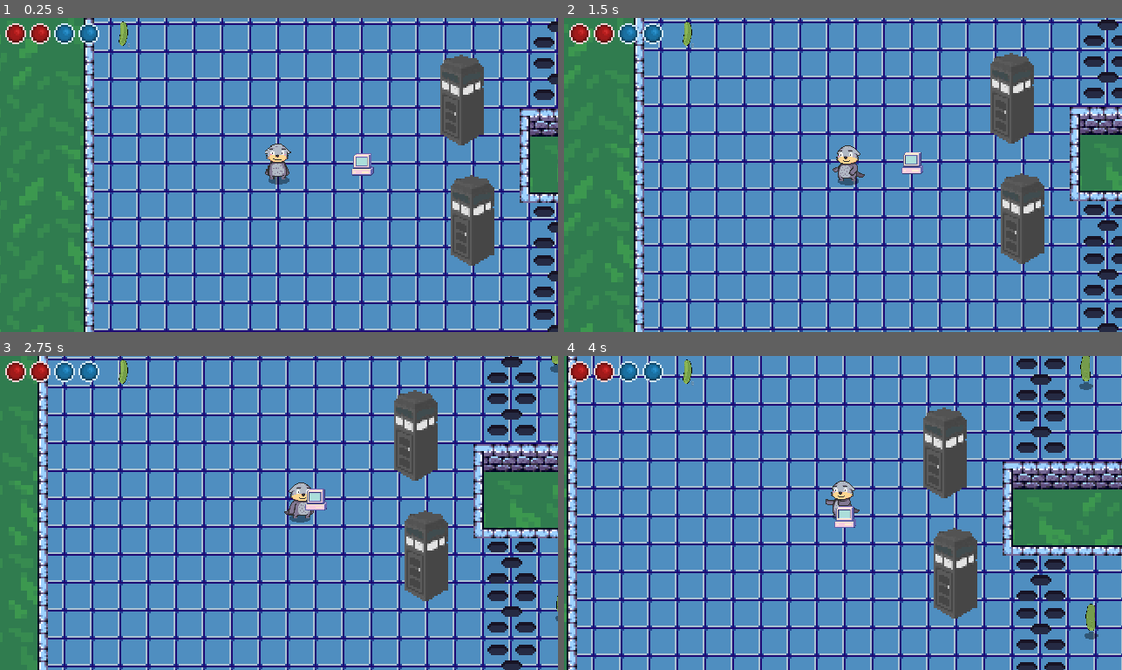
Above: before the commit, frames 1-4 (two rows, left to right).
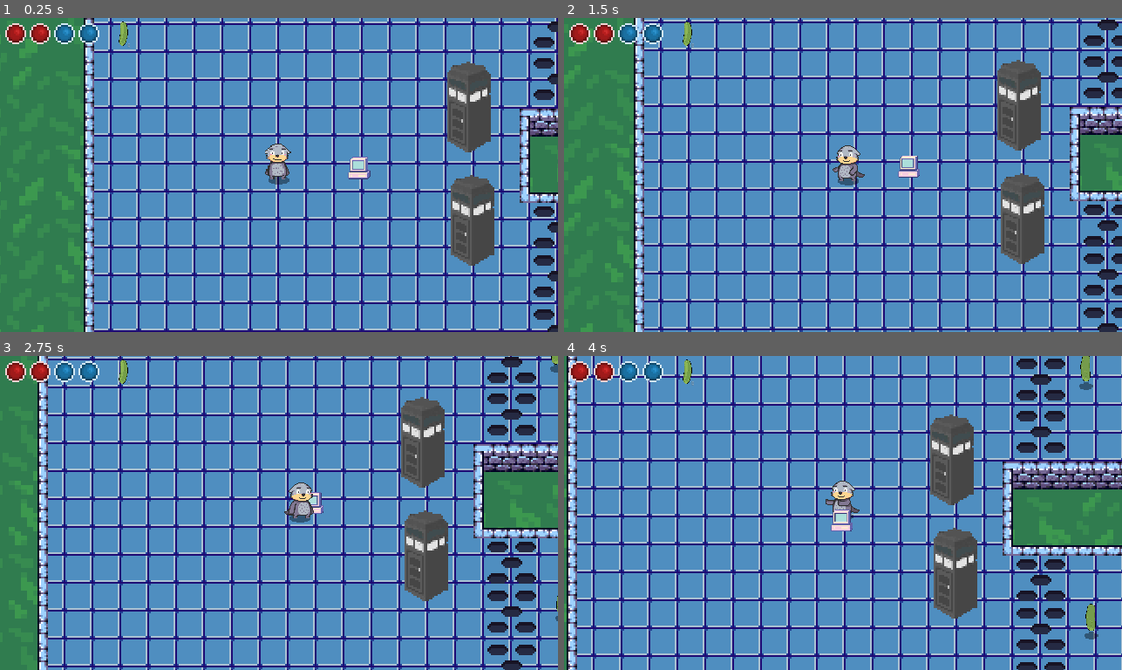
Above: after the commit, the same moments.

Repository: dtquantumc-zz/quantumKit
Game: Godot game, scene res://World.tscn
Same seed, same stepped clock (60 frames per second), same inputs: the game is played once before the commit and once after it.
Inputs:
- Up to frame 1 (0.25 s): no input
- Up to frame 2 (1.5 s): tap Enter at 0.5 s; hold Right (ui_right) 0.53-1.28 s; tap Space (shoot) at 0.6 s; hold Down (ui_down) from 1.28 s (still down); tap Z (push) at 1.35 s
- Up to frame 3 (2.75 s): tap Space (shoot) at 1.55, 2.1 s; release Down (ui_down) at 2.03 s; hold Right (ui_right) from 2.03 s (still down)
- Up to frame 4 (4 s): release Right (ui_right) at 2.78 s; hold Up (ui_up) 2.78-3.53 s; tap Space (shoot) at 2.85, 3.8 s; hold Left (ui_left) from 3.53 s (still down); tap Z (push) at 3.6 s

The runs differ from the first frame. In frame 1, 1.4% of the frame differs, in the area x 62-88%, y 11-52%; in frame 2, 1.4%; in frame 3, 1.4%; in frame 4, 1.4%.

Commit message:
[#8] Pickle Counts and Entanglement Bit Projectiles
What:
- Increment pickle counts on collision
- Shoot entanglement projectiles that impact
gray phone booths (inactive Teleporter)

PS2:
- Entanglement bits from UI bar get used up once they're shot
- If red bits are available, they are shot, else blue bits are shot.
If no bits are available, none are shot
- Depending on the color of the bit that strikes the phone booth,
the phone booth will change to that color

PS3:
- Ignoring some error warnings
- Fixed bug so now correct number of bits are deducted from the UI
- When pushed, connected phone booths will now open and now
only the phone booth that is hit by the qubit changes colors
- Increased fps of spike traps
- PhoneBooth and EntanglementBitProjectile are changed to Node2D types
and use Hit and Hurt boxes

Diff:
--- a/Games/quantum-navigator/QuantumNavigator/Computer/Computer.gd
+++ b/Games/quantum-navigator/QuantumNavigator/Computer/Computer.gd
@@ -1,6 +1,4 @@
 extends Node2D
-
-
 
 func create_computer_effect():
 	var ComputerEffect = load("res://Effects/ComputerEffect.tscn")
@@ -8,7 +6,6 @@
 	var world = get_tree().current_scene
 	world.add_child(computerEffect)
 	computerEffect.global_position = global_position
-	print("test")
 
 func _on_Hurtbox_area_entered(_area):
 	if ($'/root/World/YSort/Otter'.stats.pickles >= 2):
--- a/Games/quantum-navigator/QuantumNavigator/CustomSignals.gd
+++ /dev/null
@@ -1,3 +0,0 @@
-extends Node
-
-signal entanglement_bit_collision(color)
--- a/Games/quantum-navigator/QuantumNavigator/CustomSignals.tscn
+++ /dev/null
@@ -1,6 +0,0 @@
-[gd_scene load_steps=2 format=2]
-
-[ext_resource path="res://CustomSignals.gd" type="Script" id=1]
-
-[node name="CustomSignals" type="Node"]
-script = ExtResource( 1 )
--- a/Games/quantum-navigator/QuantumNavigator/Effects/SpikeEffect.tscn
+++ b/Games/quantum-navigator/QuantumNavigator/Effects/SpikeEffect.tscn
@@ -56,7 +56,7 @@
 "frames": [ SubResource( 1 ), SubResource( 2 ), SubResource( 3 ), SubResource( 4 ), SubResource( 5 ), SubResource( 6 ), SubResource( 7 ), SubResource( 8 ), SubResource( 9 ), SubResource( 10 ), SubResource( 11 ), SubResource( 12 ) ],
 "loop": false,
 "name": "default",
-"speed": 15.0
+"speed": 20.0
 } ]
 
 [node name="SpikeEffect" type="Node2D"]
--- a/Games/quantum-navigator/QuantumNavigator/Otter/Otter.gd
+++ b/Games/quantum-navigator/QuantumNavigator/Otter/Otter.gd
@@ -24,9 +24,9 @@
 onready var followOtter = preload("res://Otter/FollowOtter.tscn")
 
 # Timer for the entanglement bit projectile
-onready var timer = get_node("Hurtbox/Timer")
+onready var timer = get_node("Timer")
 
-const ENTANGLEMENT_BIT_SCENE = preload("res://Projectiles/EntanglementBit.tscn")
+const ENTANGLEMENT_BIT_SCENE = preload("res://Projectiles/EntanglementBitProjectile.tscn")
 const UTIL = preload("res://Utility.gd")
 
 func _ready():
@@ -78,9 +78,11 @@
 	animationState.travel("Shoot")
 	if timer.is_stopped() and UTIL.hasBitsToUse():
 		if UTIL.hasRedBits():
-			create_entanglement_bit(UTIL.RED)
+			TeleporterState.current_bit_color = UTIL.RED
+			create_entanglement_bit()
 		else:
-			create_entanglement_bit(UTIL.BLUE)
+			TeleporterState.current_bit_color = UTIL.BLUE
+			create_entanglement_bit()
 		restart_timer()
 
 func shoot_animation_finished():
@@ -98,7 +100,6 @@
 	isTeleporting = true
 
 func _on_Computer_effect_process_done(computer_position):
-	print(computer_position)
 	$Teleport_Particles.emitting = false
 	$End_Teleport_Particles.emitting = true
 #	self.position = 2 * computer_position - self.position
@@ -126,14 +127,14 @@
 	stats.health -= area.damage
 	hurtbox.start_invincibility(0.5)
 
-func create_entanglement_bit(color):
+func create_entanglement_bit():
 	var entanglementBit = ENTANGLEMENT_BIT_SCENE.instance()
 	get_parent().add_child(entanglementBit)
-	entanglementBit.start(entanglement_bit_direction, color)
+	entanglementBit.start(entanglement_bit_direction)
 	entanglementBit.set_global_position(get_node("Position2D").get_global_position())
 
 func restart_timer():
-	timer.start(0.5)
+	timer.start(1)
 
 func _on_Timer_timeout():
 	timer.stop()
--- a/Games/quantum-navigator/QuantumNavigator/Otter/Otter.tscn
+++ b/Games/quantum-navigator/QuantumNavigator/Otter/Otter.tscn
@@ -872,6 +872,7 @@
 frame = 44
 
 [node name="CollisionShape2D" type="CollisionShape2D" parent="."]
+visible = false
 rotation = -1.5708
 shape = SubResource( 1 )
 
@@ -911,7 +912,6 @@
 parameters/Shoot/blend_position = Vector2( -0.00518137, 0.224138 )
 
 [node name="Hurtbox" parent="." instance=ExtResource( 4 )]
-visible = false
 collision_layer = 4
 
 [node name="CollisionShape2D" parent="Hurtbox" index="0"]
@@ -921,15 +921,15 @@
 
 [node name="HitboxPivot" type="Position2D" parent="."]
 position = Vector2( 0, -4 )
-rotation = 3.14159
 
 [node name="HandHitbox" parent="HitboxPivot" instance=ExtResource( 5 )]
 position = Vector2( 4, 0 )
-collision_layer = 32
-collision_mask = 40
+collision_layer = 2
+collision_mask = 32
 
 [node name="CollisionShape2D" parent="HitboxPivot/HandHitbox" index="0"]
 shape = SubResource( 61 )
+disabled = true
 
 [node name="Position2D" type="Position2D" parent="."]
 visible = false
@@ -938,6 +938,7 @@
 [node name="Timer" type="Timer" parent="."]
 
 [node name="BodyHitbox" parent="." instance=ExtResource( 5 )]
+visible = false
 position = Vector2( -4, -3.99999 )
 rotation = 3.14159
 collision_layer = 64
--- a/Games/quantum-navigator/QuantumNavigator/Pickle/Pickle.gd
+++ b/Games/quantum-navigator/QuantumNavigator/Pickle/Pickle.gd
@@ -1,5 +1,4 @@
 extends KinematicBody2D
-
 
 func _on_Hurtbox_area_entered(_area):
 	OtterStats.pickles += 1
--- a/Games/quantum-navigator/QuantumNavigator/Projectiles/EntanglementBit.gd
+++ /dev/null
@@ -1,28 +0,0 @@
-extends Area2D
-
-const ENTANGLEMENT_BIT_SPEED = 200
-const UTIL = preload("res://Utility.gd")
-
-var direction = null
-var color = UTIL.BLUE
-func start(_direction, _color):
-	direction = _direction
-	color = _color
-	if color == UTIL.BLUE:
-		var blueBit = load("res://UI/BlueEntanglementBitFull.png")
-		get_node("Sprite").set_texture(blueBit)
-
-func _process(delta):
-	var motion = direction * ENTANGLEMENT_BIT_SPEED
-	set_global_position(get_global_position() + motion * delta)
-
-func _on_VisibilityNotifier2D_screen_exited():
-	queue_free()
-
-func _on_EntanglementBit_area_entered(_area):
-	queue_free()
-	CustomSignals.emit_signal("entanglement_bit_collision", color)
-	if color == UTIL.RED:
-		OtterStats.red_bits -= 1
-	else:
-		OtterStats.blue_bits -= 1
--- a/Games/quantum-navigator/QuantumNavigator/Projectiles/EntanglementBit.tscn
+++ /dev/null
@@ -1,21 +0,0 @@
-[gd_scene load_steps=4 format=2]
-
-[ext_resource path="res://UI/RedEntanglementBitFull.png" type="Texture" id=1]
-[ext_resource path="res://Projectiles/EntanglementBit.gd" type="Script" id=2]
-
-[sub_resource type="CircleShape2D" id=1]
-radius = 8.0
-
-[node name="EntanglementBit" type="Area2D"]
-script = ExtResource( 2 )
-
-[node name="CollisionShape2D" type="CollisionShape2D" parent="."]
-shape = SubResource( 1 )
-
-[node name="Sprite" type="Sprite" parent="."]
-scale = Vector2( 0.3, 0.3 )
-texture = ExtResource( 1 )
-
-[node name="VisibilityNotifier2D" type="VisibilityNotifier2D" parent="."]
-[connection signal="area_entered" from="." to="." method="_on_EntanglementBit_area_entered"]
-[connection signal="screen_exited" from="VisibilityNotifier2D" to="." method="_on_VisibilityNotifier2D_screen_exited"]
--- /dev/null
+++ b/Games/quantum-navigator/QuantumNavigator/Projectiles/EntanglementBitProjectile.gd
@@ -0,0 +1,31 @@
+extends Node2D
+
+const ENTANGLEMENT_BIT_SPEED = 200
+const UTIL = preload("res://Utility.gd")
+
+var direction = null
+var color = UTIL.BLUE
+
+func start(_direction):
+	direction = _direction
+	adjust_bit_color()
+
+func _process(delta):
+	var motion = direction * ENTANGLEMENT_BIT_SPEED
+	set_global_position(get_global_position() + motion * delta)
+
+func _on_VisibilityNotifier2D_screen_exited():
+	queue_free()
+
+func _on_Hitbox_area_entered(_area):
+	queue_free()
+
+func adjust_bit_color():
+	if TeleporterState.current_bit_color == UTIL.RED:
+		pass # Default color is red
+	elif TeleporterState.current_bit_color == UTIL.BLUE:
+		set_blue_bit_color()
+
+func set_blue_bit_color():
+	var blue_bit = load("res://UI/BlueEntanglementBitFull.png")
+	get_node("Sprite").set_texture(blue_bit)
--- /dev/null
+++ b/Games/quantum-navigator/QuantumNavigator/Projectiles/EntanglementBitProjectile.tscn
@@ -0,0 +1,30 @@
+[gd_scene load_steps=5 format=2]
+
+[ext_resource path="res://Overlap/Hitbox.tscn" type="PackedScene" id=1]
+[ext_resource path="res://UI/RedEntanglementBitFull.png" type="Texture" id=2]
+[ext_resource path="res://Projectiles/EntanglementBitProjectile.gd" type="Script" id=3]
+
+[sub_resource type="CircleShape2D" id=1]
+radius = 2.23607
+
+[node name="EntanglementBitProjectile" type="Node2D"]
+script = ExtResource( 3 )
+
+[node name="Sprite" type="Sprite" parent="."]
+scale = Vector2( 0.3, 0.3 )
+texture = ExtResource( 2 )
+
+[node name="VisibilityNotifier2D" type="VisibilityNotifier2D" parent="."]
+position = Vector2( 1.19209e-07, 4.76837e-07 )
+scale = Vector2( 0.2, 0.2 )
+
+[node name="Hitbox" parent="." instance=ExtResource( 1 )]
+collision_layer = 128
+collision_mask = 256
+
+[node name="CollisionShape2D" parent="Hitbox" index="0"]
+shape = SubResource( 1 )
+[connection signal="screen_exited" from="VisibilityNotifier2D" to="." method="_on_VisibilityNotifier2D_screen_exited"]
+[connection signal="area_entered" from="Hitbox" to="." method="_on_Hitbox_area_entered"]
+
+[editable path="Hitbox"]
--- a/Games/quantum-navigator/QuantumNavigator/Projectiles/RedEntanglementBit.tscn
+++ /dev/null
@@ -1,21 +0,0 @@
-[gd_scene load_steps=4 format=2]
-
-[ext_resource path="res://UI/RedEntanglementBitFull.png" type="Texture" id=1]
-[ext_resource path="res://Projectiles/EntanglementBit.gd" type="Script" id=2]
-
-[sub_resource type="CircleShape2D" id=1]
-radius = 8.0
-
-[node name="RedEntanglementBit" type="Area2D"]
-script = ExtResource( 2 )
-
-[node name="CollisionShape2D" type="CollisionShape2D" parent="."]
-shape = SubResource( 1 )
-
-[node name="Sprite" type="Sprite" parent="."]
-scale = Vector2( 0.3, 0.3 )
-texture = ExtResource( 1 )
-
-[node name="VisibilityNotifier2D" type="VisibilityNotifier2D" parent="."]
-[connection signal="area_entered" from="." to="." method="_on_EntanglementBit_area_entered"]
-[connection signal="screen_exited" from="VisibilityNotifier2D" to="." method="_on_VisibilityNotifier2D_screen_exited"]
--- a/Games/quantum-navigator/QuantumNavigator/Stats.gd
+++ b/Games/quantum-navigator/QuantumNavigator/Stats.gd
@@ -25,8 +25,8 @@
 
 func set_red_bits(value):
 	red_bits = value
-	emit_signal("red_bits_changed", pickles)
+	emit_signal("red_bits_changed", red_bits)
 
 func set_blue_bits(value):
 	blue_bits = value
-	emit_signal("blue_bits_changed", pickles)
+	emit_signal("blue_bits_changed", red_bits)
--- a/Games/quantum-navigator/QuantumNavigator/Teleporter/GrayPhoneBooth/GrayPhoneBooth.tscn
+++ /dev/null
@@ -1,11 +0,0 @@
-[gd_scene load_steps=2 format=2]
-
-[ext_resource path="res://Teleporter/GrayPhoneBooth/PhoneBoothGray.png" type="Texture" id=1]
-
-[node name="GrayPhoneBooth" type="Area2D"]
-
-[node name="Sprite" type="Sprite" parent="."]
-texture = ExtResource( 1 )
-
-[node name="CollisionShape2D" type="CollisionPolygon2D" parent="."]
-polygon = PoolVector2Array( -11, -11, -12, -20, -10, -23, -1, -26, 8, -24, 12, -19, 13, 20, 0, 26, -13, 20, -12, -20 )
--- a/Games/quantum-navigator/QuantumNavigator/Teleporter/PhoneBooth.gd
+++ b/Games/quantum-navigator/QuantumNavigator/Teleporter/PhoneBooth.gd
@@ -1,14 +1,69 @@
-extends Area2D
+extends Node2D
 
 const UTIL = preload("res://Utility.gd")
 
+func on_teleporters_are_connected(texture):
+	get_node("Sprite").set_texture(texture)
+
 func _ready():
-	CustomSignals.connect("entanglement_bit_collision", self, "on_impact")
+	TeleporterState.connect("teleporters_are_connected", self, "on_teleporters_are_connected")
 
-func on_impact(color_of_colliding_bit):
-	if color_of_colliding_bit == UTIL.RED:
-		var connectedRedTeleporter = load("res://Teleporter/RedPhoneBooth/PhoneBoothClosed.png")
-		self.get_node("Sprite").set_texture(connectedRedTeleporter)
+func _on_Hurtbox_area_entered(area):
+	if TeleporterState.are_all_teleporters_connected():
+		return
+
+	update_teleporter_state()
+
+	if all_red_teleporters_are_same_color():
+		TeleporterState.are_red_teleporters_connected = true
+	elif all_blue_teleporters_are_same_color():
+		TeleporterState.are_blue_teleporters_connected = true
 	else:
-		var connectedBlueTeleporter = load("res://Teleporter/BluePhoneBooth/PhoneBoothClosed.png")
-		get_node("Sprite").set_texture(connectedBlueTeleporter)
+		update_teleporter_color()
+
+func update_teleporter_state():
+	if TeleporterState.current_bit_color == UTIL.RED:
+		handle_red_bit_fired()
+	else:
+		handle_blue_bit_fired()
+
+func all_red_teleporters_are_same_color():
+	return TeleporterState.num_red_teleporters == TeleporterState.num_teleporters
+
+func all_blue_teleporters_are_same_color():
+	return TeleporterState.num_blue_teleporters == TeleporterState.num_teleporters
+
+func update_teleporter_color():
+	if TeleporterState.current_bit_color == UTIL.RED:
+		set_red_teleporter_color()
+	else:
+		set_blue_teleporter_color()
+
+func set_red_teleporter_color():
+	var red_teleporter = load("res://Teleporter/RedPhoneBooth/PhoneBoothClosed.png")
+	get_node("Sprite").set_texture(red_teleporter)
+
+func set_blue_teleporter_color():
+	var blue_teleporter = load("res://Teleporter/BluePhoneBooth/PhoneBoothClosed.png")
+	get_node("Sprite").set_texture(blue_teleporter)
+
+func handle_red_bit_fired():
+	OtterStats.red_bits -= 1
+	TeleporterState.current_bit_color = UTIL.RED
+	TeleporterState.num_red_teleporters += 1
+
+func handle_blue_bit_fired():
+	OtterStats.blue_bits -= 1
+	TeleporterState.current_bit_color = UTIL.BLUE
+	TeleporterState.num_blue_teleporters += 1
+
+func _on_InteractableHurtbox_area_entered(area):
+	if !TeleporterState.are_all_teleporters_connected():
+		return
+
+	if TeleporterState.are_red_teleporters_connected:
+		var openedRedTeleporter = load("res://Teleporter/RedPhoneBooth/PhoneBoothOpenConnected.png")
+		get_node("Sprite").set_texture(openedRedTeleporter)
+	else:
+		var openedBlueTeleporter = load("res://Teleporter/BluePhoneBooth/PhoneBoothOpenConnected.png")
+		get_node("Sprite").set_texture(openedBlueTeleporter)
--- a/Games/quantum-navigator/QuantumNavigator/Teleporter/PhoneBooth.tscn
+++ b/Games/quantum-navigator/QuantumNavigator/Teleporter/PhoneBooth.tscn
@@ -1,13 +1,40 @@
-[gd_scene load_steps=3 format=2]
+[gd_scene load_steps=6 format=2]
 
 [ext_resource path="res://Teleporter/GrayPhoneBooth/PhoneBoothGray.png" type="Texture" id=1]
 [ext_resource path="res://Teleporter/PhoneBooth.gd" type="Script" id=2]
+[ext_resource path="res://Overlap/Hurtbox.tscn" type="PackedScene" id=3]
 
-[node name="PhoneBooth" type="Area2D"]
+[sub_resource type="CapsuleShape2D" id=1]
+radius = 12.0
+height = 28.0
+
+[sub_resource type="CapsuleShape2D" id=2]
+radius = 13.0
+height = 22.0
+
+[node name="PhoneBooth" type="Node2D"]
 script = ExtResource( 2 )
 
 [node name="Sprite" type="Sprite" parent="."]
 texture = ExtResource( 1 )
 
-[node name="CollisionShape2D" type="CollisionPolygon2D" parent="."]
-polygon = PoolVector2Array( -11, -11, -12, -20, -10, -23, -1, -26, 8, -24, 12, -19, 13, 20, 0, 26, -13, 20, -12, -20 )
+[node name="TeleporterHurtbox" parent="." instance=ExtResource( 3 )]
+collision_layer = 256
+collision_mask = 128
+
+[node name="CollisionShape2D" parent="TeleporterHurtbox" index="0"]
+shape = SubResource( 1 )
+
+[node name="InteractableHurtbox" parent="." instance=ExtResource( 3 )]
+collision_layer = 32
+collision_mask = 2
+
+[node name="CollisionShape2D" parent="InteractableHurtbox" index="0"]
+position = Vector2( 0, -1 )
+shape = SubResource( 2 )
+[connection signal="area_entered" from="TeleporterHurtbox" to="." method="_on_Hurtbox_area_entered"]
+[connection signal="area_entered" from="InteractableHurtbox" to="." method="_on_InteractableHurtbox_area_entered"]
+
+[editable path="TeleporterHurtbox"]
+
+[editable path="InteractableHurtbox"]
--- /dev/null
+++ b/Games/quantum-navigator/QuantumNavigator/Teleporter/TeleporterState.gd
@@ -0,0 +1,45 @@
+extends Node
+
+const UTIL = preload("res://Utility.gd")
+
+var num_teleporters = 2 setget set_num_teleporters
+var num_red_teleporters = 0 setget set_num_red_teleporters
+var num_blue_teleporters = 0 setget set_num_blue_teleporters
+var current_bit_color = UTIL.RED setget set_current_bit_color
+var are_red_teleporters_connected = false setget set_are_red_teleporters_connected
+var are_blue_teleporters_connected = false setget set_are_blue_teleporters_connected
+
+signal teleporters_are_connected(value)
+
+func set_num_teleporters(value):
+	num_teleporters = max(value, 0)
+
+func set_num_red_teleporters(value):
+	num_red_teleporters = max(value, 0)
+
+func set_num_blue_teleporters(value):
+	num_blue_teleporters = max(value, 0)
+
+func set_current_bit_color(value):
+	current_bit_color = value
+
+func set_are_red_teleporters_connected(value):
+	are_red_teleporters_connected = value
+	if (are_red_teleporters_connected):
+		emit_red_teleporters_are_connected_signal()
+
+func set_are_blue_teleporters_connected(value):
+	are_blue_teleporters_connected = value
+	if (are_blue_teleporters_connected):
+		emit_blue_teleporters_are_connected_signal()
+
+func are_all_teleporters_connected():
+	return are_red_teleporters_connected || are_blue_teleporters_connected
+
+func emit_red_teleporters_are_connected_signal():
+	var connected_red_teleporter = load("res://Teleporter/RedPhoneBooth/PhoneBoothClosedGlowing.png")
+	emit_signal("teleporters_are_connected", connected_red_teleporter)
+
+func emit_blue_teleporters_are_connected_signal():
+	var connected_blue_teleporter = load("res://Teleporter/BluePhoneBooth/PhoneBoothClosedGlowing.png")
+	emit_signal("teleporters_are_connected", connected_blue_teleporter)
--- /dev/null
+++ b/Games/quantum-navigator/QuantumNavigator/Teleporter/TeleporterState.tscn
@@ -0,0 +1,6 @@
+[gd_scene load_steps=2 format=2]
+
+[ext_resource path="res://Teleporter/TeleporterState.gd" type="Script" id=1]
+
+[node name="Node" type="Node"]
+script = ExtResource( 1 )
--- a/Games/quantum-navigator/QuantumNavigator/Traps/SpikeTrap.tscn
+++ b/Games/quantum-navigator/QuantumNavigator/Traps/SpikeTrap.tscn
@@ -1,11 +1,15 @@
-[gd_scene load_steps=5 format=2]
+[gd_scene load_steps=7 format=2]
 
 [ext_resource path="res://Traps/trap.png" type="Texture" id=1]
 [ext_resource path="res://Overlap/Hurtbox.tscn" type="PackedScene" id=2]
 [ext_resource path="res://Traps/Trap.gd" type="Script" id=3]
+[ext_resource path="res://Overlap/Hitbox.tscn" type="PackedScene" id=4]
 
 [sub_resource type="RectangleShape2D" id=1]
 extents = Vector2( 10, 40 )
+
+[sub_resource type="RectangleShape2D" id=2]
+extents = Vector2( 16, 40 )
 
 [node name="SpikeTrap" type="Node2D"]
 script = ExtResource( 3 )
@@ -20,6 +24,15 @@
 [node name="CollisionShape2D" parent="Hurtbox" index="0"]
 position = Vector2( 24, -24 )
 shape = SubResource( 1 )
+
+[node name="Hitbox" parent="." instance=ExtResource( 4 )]
+
+[node name="CollisionShape2D" parent="Hitbox" index="0"]
+position = Vector2( 0, -24 )
+shape = SubResource( 2 )
 [connection signal="area_entered" from="Hurtbox" to="." method="_on_Hurtbox_area_entered"]
+[connection signal="area_entered" from="Hitbox" to="." method="_on_Hitbox_area_entered"]
 
 [editable path="Hurtbox"]
+
+[editable path="Hitbox"]
--- a/Games/quantum-navigator/QuantumNavigator/UI/PickleCountsUI.gd
+++ b/Games/quantum-navigator/QuantumNavigator/UI/PickleCountsUI.gd
@@ -11,4 +11,5 @@
 
 func _ready():
 	self.pickles = OtterStats.pickles
+	# warning-ignore:return_value_discarded
 	OtterStats.connect("pickles_changed", self, "set_pickles")
--- a/Games/quantum-navigator/QuantumNavigator/Utility.gd
+++ b/Games/quantum-navigator/QuantumNavigator/Utility.gd
@@ -11,7 +11,7 @@
 	return hasRedBits() or hasBlueBits()
 
 static func hasRedBits():
-	return stats.red_bits > 1
+	return stats.red_bits >= 1
 
 static func hasBlueBits():
-	return stats.blue_bits > 1
+	return stats.blue_bits >= 1
--- a/Games/quantum-navigator/QuantumNavigator/World.tscn
+++ b/Games/quantum-navigator/QuantumNavigator/World.tscn
@@ -255,7 +255,7 @@
 position = Vector2( 127, 64 )
 
 [node name="PhoneBooth2" parent="YSort/Teleporters" instance=ExtResource( 11 )]
-position = Vector2( 121, -5 )
+position = Vector2( 125, -1 )
 
 [node name="SpikeTraps" type="YSort" parent="YSort"]
 
@@ -277,8 +277,8 @@
 [node name="SpikeTrap6" parent="YSort/SpikeTraps" instance=ExtResource( 10 )]
 position = Vector2( 176, 127 )
 
-[node name="Computer" parent="." instance=ExtResource( 9 )]
-position = Vector2( 64, 32 )
+[node name="Computer" parent="YSort" instance=ExtResource( 9 )]
+position = Vector2( 62, 34 )
 
 [node name="CanvasLayer" type="CanvasLayer" parent="."]
 
@@ -293,3 +293,5 @@
 margin_top = 2.0
 margin_right = 74.0
 margin_bottom = 18.0
+
+[node name="Node" type="Node" parent="."]
--- a/Games/quantum-navigator/QuantumNavigator/project.godot
+++ b/Games/quantum-navigator/QuantumNavigator/project.godot
@@ -22,7 +22,7 @@
 [autoload]
 
 OtterStats="*res://Otter/OtterStats.tscn"
-CustomSignals="*res://CustomSignals.tscn"
+TeleporterState="*res://Teleporter/TeleporterState.tscn"
 
 [display]
 
@@ -116,6 +116,8 @@
 2d_physics/layer_5="Enemy"
 2d_physics/layer_6="InteractableHurtbox"
 2d_physics/layer_7="OtterBodyHitbox"
+2d_physics/layer_8="ProjectileHitbox"
+2d_physics/layer_9="TeleporterHurtbox"
 
 [rendering]
 
